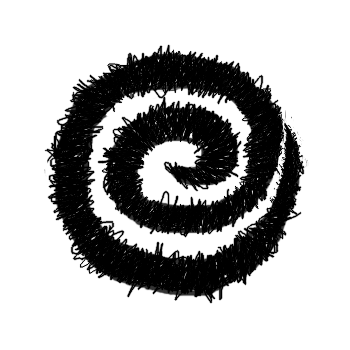
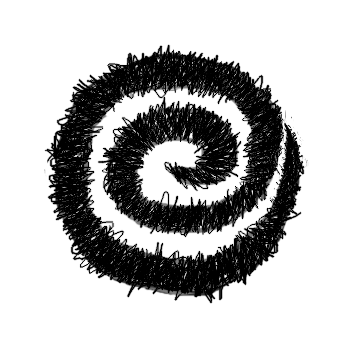
Before/after of a 350x350 layered artwork. What changed in the layer stack:
added layer "Background copy" above "Layer" over (56, 54, 295, 295)
hid "Layer" over (56, 54, 295, 295)
hid "Layer #1" over (56, 54, 295, 295)
hid "Background" over (56, 54, 295, 295)
